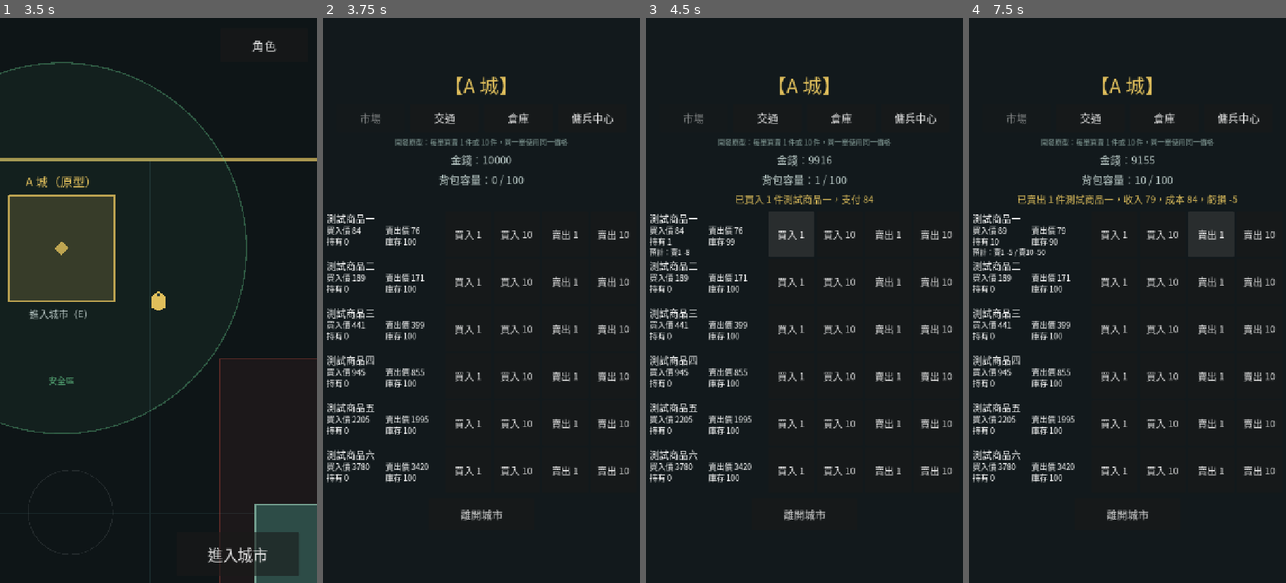
Above: before the commit, frames 1-4 (left to right).
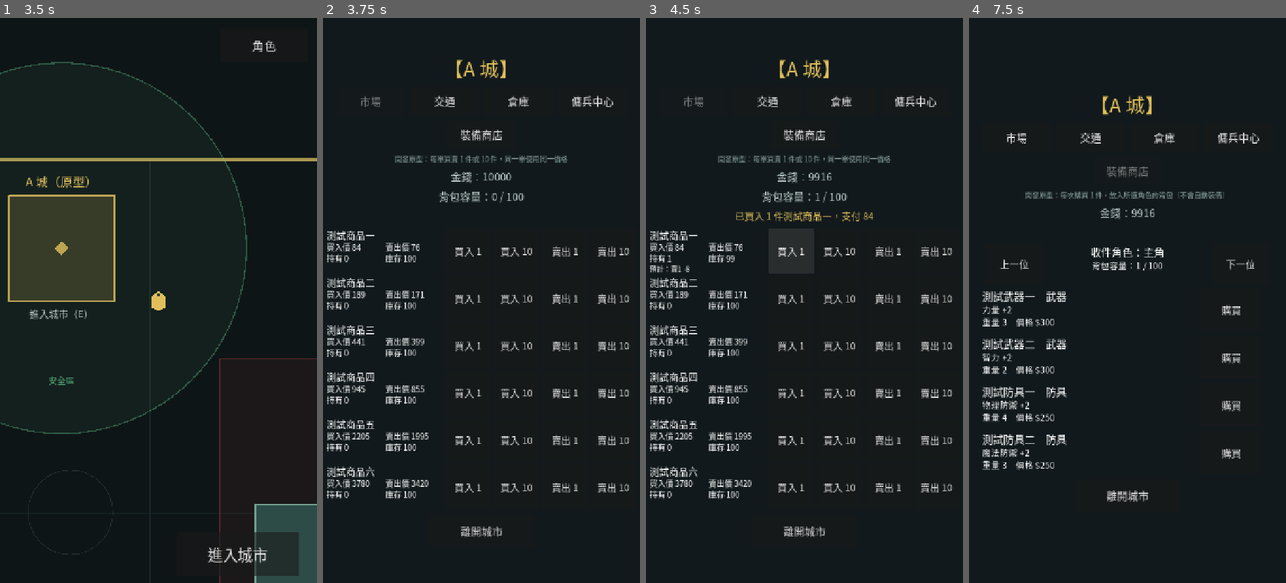
Above: after the commit, the same moments.

Repository: 8tdgdvs26d-netizen/project-gersang-mobile
Game: Godot game, scene res://scenes/main.tscn
Two runs of this game, one before a commit and one after it. Both use one fixed random seed, a clock stepped at 60 frames per second and the inputs below.
Inputs (mouse positions are in pixels of both pictures, inside the frame that each line leads up to):
- Up to frame 1 (3.5 s): click "角色" at 0.5 s; click "關閉" at 1.25 s; tap Enter at 2 s; move the mouse to (142, 413) at 2.02 s; hold W (move_up) 2.03-2.75 s; hold E (interact) 2.03-2.75 s; click (142, 413) at 2.17 s; drag from (253, 385) to (60, 249) at 2.77 s
- Up to frame 2 (3.75 s): click "進入城市" at 3.5 s
- Up to frame 3 (4.5 s): click "買入 1" at 4.25 s
- Up to frame 4 (7.5 s): click (1127, 136) at 5 s, where only the run after the commit has a clickable "裝備商店"; click (1162, 232) at 5.75 s, where only the run before the commit has a clickable "買入 10"; click (1013, 266) at 6.5 s, where only the run after the commit has a clickable "上一位"; click (1209, 232) at 7.25 s, where only the run before the commit has a clickable "賣出 1"

Frame 1 is identical in both runs. In frame 2, 13% of the frame differs, in the area x 1-97%, y 7-92%; in frame 3, 13%; in frame 4, 11%.

Commit message:
WIP Stage 9 P02: Equipment Shop service + hub wiring (layout decision pending)
Work in progress, not for review: EquipmentShopService (atomic buy, prices),
CharacterCarrying.can_add_equipment, main.buy_equipment / recipients, City
Hub 裝備商店 tab and panel. The fifth facility tab does not fit the existing
layout rules; the tab layout is awaiting a GPT / Charlie decision.

Co-Authored-By: Claude Opus 5.5 <noreply@anthropic.com>
Claude-Session: https://claude.ai/code/session_01CPuDgFREwJNYYd7guvJZ5v

Diff:
--- a/godot/scenes/city_hub.tscn
+++ b/godot/scenes/city_hub.tscn
@@ -35,9 +35,12 @@
 text = "城市（原型）"
 horizontal_alignment = 1
 
-[node name="FacilityTabs" type="HBoxContainer" parent="Center/Content"]
+[node name="FacilityTabs" type="HFlowContainer" parent="Center/Content"]
+custom_minimum_size = Vector2(660, 0)
 size_flags_horizontal = 4
-theme_override_constants/separation = 12
+theme_override_constants/h_separation = 12
+theme_override_constants/v_separation = 12
+alignment = 1
 
 [node name="MarketTabButton" type="Button" parent="Center/Content/FacilityTabs"]
 custom_minimum_size = Vector2(156, 64)
@@ -62,6 +65,12 @@
 focus_mode = 0
 theme_override_font_sizes/font_size = 24
 text = "傭兵中心"
+
+[node name="EquipmentTabButton" type="Button" parent="Center/Content/FacilityTabs"]
+custom_minimum_size = Vector2(156, 64)
+focus_mode = 0
+theme_override_font_sizes/font_size = 24
+text = "裝備商店"
 
 [node name="NoteLabel" type="Label" parent="Center/Content"]
 theme_override_colors/font_color = Color(0.55, 0.65, 0.63, 1)
@@ -113,6 +122,10 @@
 visible = false
 theme_override_constants/separation = 12
 
+[node name="EquipmentPanel" type="VBoxContainer" parent="Center/Content"]
+visible = false
+theme_override_constants/separation = 12
+
 [node name="TransportRows" type="VBoxContainer" parent="Center/Content"]
 visible = false
 theme_override_constants/separation = 12
--- a/godot/scripts/character_carrying.gd
+++ b/godot/scripts/character_carrying.gd
@@ -137,6 +137,12 @@
 
 
 # --- Operations (all-or-nothing) -------------------------------------------
+
+## Stage 9 P02: whether add_equipment() would accept these now (the same
+## checks, nothing changes) — the Equipment Shop asks before taking money.
+func can_add_equipment(id: Variant, item_id: Variant, quantity: Variant) -> bool:
+	return _can_take(id, item_id, quantity)
+
 
 ## Adds `quantity` x `item_id` to the character's carried equipment. Refused
 ## for an unknown character / item, a quantity that is not a whole number
--- a/godot/scripts/city_hub.gd
+++ b/godot/scripts/city_hub.gd
@@ -26,15 +26,40 @@
 signal dismiss_requested(mercenary_id: String)
 ## Stage 8 P05: 領取 pressed on a pending legacy Mercenary.
 signal claim_requested(mercenary_id: String)
+## Stage 9 P02: buy one `item_id` for the character `character_id` (stable id).
+signal equipment_buy_requested(character_id: String, item_id: String)
 
 const FACILITY_MARKET := "market"
 const FACILITY_TRANSPORT := "transport"
 const FACILITY_WAREHOUSE := "warehouse"
 const FACILITY_MERCENARY := "mercenary"
-const FACILITIES := [FACILITY_MARKET, FACILITY_TRANSPORT, FACILITY_WAREHOUSE, FACILITY_MERCENARY]
+## Stage 9 P02: 裝備商店 (the fifth tab wraps onto a second tab row).
+const FACILITY_EQUIPMENT := "equipment"
+const FACILITIES := [FACILITY_MARKET, FACILITY_TRANSPORT, FACILITY_WAREHOUSE, FACILITY_MERCENARY, FACILITY_EQUIPMENT]
 ## Stage 8 P02: Mercenary Center (傭兵中心) texts. Types, names, role lines
 ## and the price come from RecruitmentService.
 const MERCENARY_NOTE := "開發原型：每名傭兵 $1,000；同一類型可重複招聘"
+## Stage 9 P02: 裝備商店 texts (EquipmentCatalog gives names, slots, weights
+## and bonuses; EquipmentShopService the prices).
+const EQUIPMENT_NOTE := "開發原型：每次購買 1 件，放入所選角色的背包（不會自動裝備）"
+const EQUIPMENT_SLOT_TEXT := {"WEAPON": "武器", "ARMOR": "防具"}
+const EQUIPMENT_BONUS_TEXT := {"hp": "血量", "mp": "魔力", "str": "力量", "agi": "敏捷", "int": "智力", "physical_defense": "物理防禦", "magic_defense": "魔法防禦"}
+const EQUIPMENT_DETAIL_TEXT := "重量 %d　價格 $%s"
+const EQUIPMENT_BUY_TEXT := "購買"
+const EQUIPMENT_RECIPIENT_TEXT := "收件角色：%s"
+const EQUIPMENT_RECIPIENT_LOAD_TEXT := "背包容量：%d / %d"
+const EQUIPMENT_PREVIOUS_TEXT := "上一位"
+const EQUIPMENT_NEXT_TEXT := "下一位"
+const EQUIPMENT_SUCCESS_TEXT := "已購買%s，放入%s的背包"
+const EQUIPMENT_FAILURE_MESSAGES := {
+	"ERR_INSUFFICIENT_FUNDS": "金錢不足",
+	"ERR_INSUFFICIENT_CAPACITY": "%s的背包容量不足",
+	"ERR_UNKNOWN_CHARACTER": "找不到此角色",
+	"ERR_UNKNOWN_EQUIPMENT": "裝備無效",
+	"ERR_SAVE_FAILED": "無法儲存，購買已取消",
+	"ERR_NOT_IN_CITY": "需要在城市內購買",
+}
+const EQUIPMENT_GENERIC_FAILURE := "購買失敗"
 const MERCENARY_COUNT_TEXT := "持有傭兵：%d / %d"
 const MERCENARY_NONE_TEXT := "尚未持有傭兵"
 const MERCENARY_PRICE_TEXT := "招聘費用：$%s"
@@ -99,7 +124,9 @@
 const CLAIM_SAVE_FAILED_TEXT := "無法儲存，領取已取消"
 ## Stage 8 P05: the roster list scrolls past this height (five rows fit
 ## without scrolling; the pending rows may push it past).
-const ROSTER_SCROLL_MAX_HEIGHT := 748.0
+## Stage 9 P02: 672 (was 748) — the facility tabs take a second row (76 px)
+## for 裝備商店; the list scrolls a little sooner.
+const ROSTER_SCROLL_MAX_HEIGHT := 672.0
 const PARTY_GENERIC_FAILURE := "操作失敗"
 const WAREHOUSE_NOTE := "開發原型：每次存入或取出 1 件；倉庫只存物品"
 const WAREHOUSE_LOCAL_STATUS := "%s 城倉庫・本地倉庫（每次存入或取出 1 件）"
@@ -200,6 +227,14 @@
 var _dismiss_modal: Control
 var _dismiss_title: Label
 var _dismiss_id := ""
+## Stage 9 P02: item id -> 裝備商店 row; the recipients ({id, name, load,
+## capacity}, Hero first, then owned Mercenaries) and the chosen one's
+## stable id.
+var _equipment_rows := {}
+var _equipment_recipients: Array = []
+var _equipment_recipient_id := Mercenary.HERO_ID
+var _equipment_recipient_label: Label
+var _equipment_load_label: Label
 ## Seconds the open confirmation has waited (UI time, restarts on every
 ## open); 確定解僱 is enabled once it reaches DISMISS_COUNTDOWN_SECONDS.
 var _dismiss_waited := 0.0
@@ -211,12 +246,14 @@
 @onready var _feedback_label := $Center/Content/FeedbackLabel as Label
 @onready var _market_rows := $Center/Content/MarketRows as VBoxContainer
 @onready var _title_label := $Center/Content/TitleLabel as Label
-@onready var _facility_tabs := $Center/Content/FacilityTabs as HBoxContainer
+@onready var _facility_tabs := $Center/Content/FacilityTabs as HFlowContainer
 @onready var _market_tab := $Center/Content/FacilityTabs/MarketTabButton as Button
 @onready var _transport_tab := $Center/Content/FacilityTabs/TransportTabButton as Button
 @onready var _warehouse_tab := $Center/Content/FacilityTabs/WarehouseTabButton as Button
 @onready var _mercenary_tab := $Center/Content/FacilityTabs/MercenaryTabButton as Button
 @onready var _mercenary_panel := $Center/Content/MercenaryPanel as VBoxContainer
+@onready var _equipment_tab := $Center/Content/FacilityTabs/EquipmentTabButton as Button
+@onready var _equipment_panel := $Center/Content/EquipmentPanel as VBoxContainer
 @onready var _warehouse_summary_label := $Center/Content/WarehouseSummaryLabel as Label
 @onready var _warehouse_status_label := $Center/Content/WarehouseStatusLabel as Label
 @onready var _warehouse_city_tabs := $Center/Content/WarehouseCityTabs as HBoxContainer
@@ -235,8 +272,10 @@
 	_transport_tab.pressed.connect(show_facility.bind(FACILITY_TRANSPORT))
 	_warehouse_tab.pressed.connect(show_facility.bind(FACILITY_WAREHOUSE))
 	_mercenary_tab.pressed.connect(show_facility.bind(FACILITY_MERCENARY))
+	_equipment_tab.pressed.connect(show_facility.bind(FACILITY_EQUIPMENT))
 	_build_market_rows()
 	_build_mercenary_panel()
+	_build_equipment_panel()
 	_build_warehouse_rows()
 	_build_warehouse_city_tabs()
 
@@ -735,6 +774,148 @@
 
 ## Stage 8 P02: the Mercenary Center: held count, owned list, one row per
 ## recruitable type (name and role, a short hint, the price, 招聘).
+# --- Stage 9 P02: 裝備商店 -----------------------------------------------------
+
+func _build_equipment_panel() -> void:
+	var picker := HBoxContainer.new()
+	picker.name = "RecipientPicker"
+	picker.alignment = BoxContainer.ALIGNMENT_CENTER
+	picker.add_theme_constant_override("separation", 12)
+	var previous := _make_button("PreviousRecipientButton", EQUIPMENT_PREVIOUS_TEXT, select_equipment_recipient_step.bind(-1))
+	var next := _make_button("NextRecipientButton", EQUIPMENT_NEXT_TEXT, select_equipment_recipient_step.bind(1))
+	var names := VBoxContainer.new()
+	names.name = "Recipient"
+	names.custom_minimum_size = Vector2(360, 0)
+	names.add_theme_constant_override("separation", 0)
+	_equipment_recipient_label = _make_label("RecipientLabel", "", NAME_FONT_SIZE + 2)
+	_equipment_recipient_label.horizontal_alignment = HORIZONTAL_ALIGNMENT_CENTER
+	_equipment_load_label = _make_label("RecipientLoadLabel", "", DETAIL_FONT_SIZE)
+	_equipment_load_label.horizontal_alignment = HORIZONTAL_ALIGNMENT_CENTER
+	names.add_child(_equipment_recipient_label)
+	names.add_child(_equipment_load_label)
+	for button in [previous, next]:
+		(button as Button).custom_minimum_size = Vector2(130, 88)
+	picker.add_child(previous)
+	picker.add_child(names)
+	picker.add_child(next)
+	_equipment_panel.add_child(picker)
+	for item_id in EquipmentShopService.get_item_ids():
+		var item := EquipmentCatalog.get_item(item_id)
+		var row := HBoxContainer.new()
+		row.name = "Equipment_" + item_id
+		row.add_theme_constant_override("separation", 16)
+		var info := VBoxContainer.new()
+		info.name = "Info"
+		info.custom_minimum_size = Vector2(RECRUIT_INFO_WIDTH, 0)
+		info.add_theme_constant_override("separation", 0)
+		info.add_child(_make_label("NameLabel", "%s　%s" % [item["display_name"], EQUIPMENT_SLOT_TEXT.get(item["slot"], "")], NAME_FONT_SIZE + 2))
+		info.add_child(_make_label("BonusLabel", equipment_bonus_text(item_id), DETAIL_FONT_SIZE))
+		info.add_child(_make_label("DetailLabel", EQUIPMENT_DETAIL_TEXT % [int(item["capacity_cost"]), _thousands(EquipmentShopService.get_price(item_id))], DETAIL_FONT_SIZE))
+		row.add_child(info)
+		var button := _make_button("BuyEquipmentButton", EQUIPMENT_BUY_TEXT, _on_equipment_buy_pressed.bind(item_id))
+		button.custom_minimum_size = RECRUIT_BUTTON_SIZE
+		row.add_child(button)
+		_equipment_panel.add_child(row)
+		_equipment_rows[item_id] = row
+	_update_equipment_recipient()
+
+
+## "力量 +2" style text of an item's fixed bonuses (EquipmentCatalog).
+static func equipment_bonus_text(item_id: String) -> String:
+	var parts := []
+	var bonuses := EquipmentCatalog.get_bonuses(item_id)
+	for stat in bonuses:
+		parts.append("%s +%d" % [EQUIPMENT_BONUS_TEXT.get(stat, stat), int(bonuses[stat])])
+	return "　".join(parts)
+
+
+## The receiving characters ({id, name, load, capacity}: the Hero, then the
+## owned Mercenaries). The chosen one stays chosen by its stable id; when it
+## is gone the Hero is chosen.
+func show_equipment_shop(recipients: Array) -> void:
+	_equipment_recipients = recipients.duplicate(true)
+	if _recipient_index(_equipment_recipient_id) < 0:
+		_equipment_recipient_id = _equipment_recipients[0]["id"] if not _equipment_recipients.is_empty() else ""
+	_update_equipment_recipient()
+
+
+## Chooses the recipient by stable id (false when it is not offered).
+func select_equipment_recipient(character_id: String) -> bool:
+	if _recipient_index(character_id) < 0:
+		return false
+	_equipment_recipient_id = character_id
+	_update_equipment_recipient()
+	return true
+
+
+## 上一位 / 下一位: the previous / next recipient (wrapping).
+func select_equipment_recipient_step(step: int) -> void:
+	if _equipment_recipients.is_empty():
+		return
+	var index := maxi(_recipient_index(_equipment_recipient_id), 0)
+	index = posmod(index + step, _equipment_recipients.size())
+	_equipment_recipient_id = _equipment_recipients[index]["id"]
+	_feedback_label.text = ""
+	_update_equipment_recipient()
+
+
+func get_equipment_recipient_id() -> String:
+	return _equipment_recipient_id
+
+
+func get_equipment_recipient_texts() -> Dictionary:
+	return {"name": _equipment_recipient_label.text, "load": _equipment_load_label.text}
+
+
+func get_equipment_buy_button(item_id: String) -> Button:
+	return _equipment_rows[item_id].find_child("BuyEquipmentButton", true, false) as Button if _equipment_rows.has(item_id) else null
+
+
+## A shop row's name / bonus / detail texts ({} for an item not on sale).
+func get_equipment_row_texts(item_id: String) -> Dictionary:
+	if not _equipment_rows.has(item_id):
+		return {}
+	var row: Node = _equipment_rows[item_id]
+	return {
+		"name": (row.find_child("NameLabel", true, false) as Label).text,
+		"bonus": (row.find_child("BonusLabel", true, false) as Label).text,
+		"detail": (row.find_child("DetailLabel", true, false) as Label).text,
+	}
+
+
+## The purchase result (EquipmentShopService.buy or main's refusal).
+func show_equipment_feedback(result: Dictionary, item_name: String, recipient_name: String) -> void:
+	if result.get("success", false):
+		_feedback_label.text = EQUIPMENT_SUCCESS_TEXT % [item_name, recipient_name]
+		return
+	var message: String = EQUIPMENT_FAILURE_MESSAGES.get(result.get("reason", ""), EQUIPMENT_GENERIC_FAILURE)
+	_feedback_label.text = message % recipient_name if message.contains("%s") else message
+
+
+func _recipient_index(character_id: String) -> int:
+	for index in range(_equipment_recipients.size()):
+		if _equipment_recipients[index]["id"] == character_id:
+			return index
+	return -1
+
+
+func _update_equipment_recipient() -> void:
+	var index := _recipient_index(_equipment_recipient_id)
+	if index < 0:
+		_equipment_recipient_label.text = EQUIPMENT_RECIPIENT_TEXT % ""
+		_equipment_load_label.text = ""
+		return
+	var recipient: Dictionary = _equipment_recipients[index]
+	_equipment_recipient_label.text = EQUIPMENT_RECIPIENT_TEXT % recipient["name"]
+	_equipment_load_label.text = EQUIPMENT_RECIPIENT_LOAD_TEXT % [int(recipient["load"]), int(recipient["capacity"])]
+
+
+func _on_equipment_buy_pressed(item_id: String) -> void:
+	if _equipment_recipient_id == "":
+		return
+	equipment_buy_requested.emit(_equipment_recipient_id, item_id)
+
+
 func _build_mercenary_panel() -> void:
 	_mercenary_count_label = _make_label("MercenaryCountLabel", "", NAME_FONT_SIZE + 2)
 	_mercenary_count_label.horizontal_alignment = HORIZONTAL_ALIGNMENT_CENTER
@@ -1136,12 +1317,13 @@
 	var transport := in_city and facility == FACILITY_TRANSPORT
 	var warehouse := in_city and facility == FACILITY_WAREHOUSE
 	var mercenary := in_city and facility == FACILITY_MERCENARY
-	var market := in_city and not transport and not warehouse and not mercenary
+	var equipment := in_city and facility == FACILITY_EQUIPMENT
+	var market := in_city and not transport and not warehouse and not mercenary and not equipment
 	# The warehouse view trades the title, money and note lines for its own
 	# status line and city selector so the portrait layout keeps its height.
 	# The market view drops the prototype title for its T05 expected-result
 	# lines (prototype UI adjustment).
-	_title_label.visible = in_city and not warehouse and not market and not mercenary
+	_title_label.visible = in_city and not warehouse and not market and not mercenary and not equipment
 	_money_label.visible = not warehouse
 	_facility_tabs.visible = in_city
 	_note_label.visible = in_city and not warehouse
@@ -1153,14 +1335,17 @@
 	_warehouse_rows_box.visible = warehouse
 	_warehouse_summary_label.visible = warehouse
 	# The warehouse view shows carrying capacity in its own summary line.
-	_cargo_label.visible = not warehouse and not mercenary
+	_cargo_label.visible = not warehouse and not mercenary and not equipment
 	_mercenary_panel.visible = mercenary
+	# Stage 9 P02: the shop shows the chosen character's own capacity.
+	_equipment_panel.visible = equipment
 	_travel_panel.visible = _traveling
-	_note_label.text = TRANSPORT_NOTE if transport else (WAREHOUSE_NOTE if warehouse else (MERCENARY_NOTE if mercenary else MARKET_NOTE))
+	_note_label.text = TRANSPORT_NOTE if transport else (WAREHOUSE_NOTE if warehouse else (MERCENARY_NOTE if mercenary else (EQUIPMENT_NOTE if equipment else MARKET_NOTE)))
 	_market_tab.disabled = market
 	_transport_tab.disabled = transport
 	_warehouse_tab.disabled = warehouse
 	_mercenary_tab.disabled = mercenary
+	_equipment_tab.disabled = equipment
 
 
 static func _seconds(ms: int) -> int:
--- /dev/null
+++ b/godot/scripts/equipment_shop_service.gd
@@ -0,0 +1,89 @@
+class_name EquipmentShopService
+extends RefCounted
+
+## Stage 9 P02: UI-independent Equipment Shop (裝備商店) purchase — BUY ONLY.
+## One purchase = one item (quantity fixed at 1) of an EquipmentCatalog item
+## into the chosen character's carried equipment (never equipped, never
+## replacing anything, never moved from another character). The receiving
+## character is the Hero or an owned Mercenary by its stable id
+## (CharacterCarrying.is_character: never pending, dismissed or unknown).
+##
+## EquipmentCatalog stays authoritative for the item (name, slot, weight,
+## bonuses); this service owns only the purchase prices — PROTOTYPE TEST
+## VALUES approved for Stage 9 P02, not final balance (no stock, no city or
+## dynamic prices, no selling).
+##
+## A purchase is one transaction (as RecruitmentService): every check runs
+## before any change (item, character, money, the character's capacity with
+## the item's catalog weight — refused while over capacity); then the money
+## is paid, the item added and `persist` saves. If anything after the payment
+## fails, the money and every character's carrying are restored exactly: no
+## money lost, no item created.
+
+const PRICES := {"test_weapon_01": 300, "test_weapon_02": 300, "test_armor_01": 250, "test_armor_02": 250}
+const QUANTITY := 1
+
+const ERR_INVALID_STATE := "ERR_INVALID_STATE"
+const ERR_INVALID_REQUEST := "ERR_INVALID_REQUEST"
+const ERR_UNKNOWN_EQUIPMENT := "ERR_UNKNOWN_EQUIPMENT"
+const ERR_UNKNOWN_CHARACTER := "ERR_UNKNOWN_CHARACTER"
+const ERR_INSUFFICIENT_FUNDS := "ERR_INSUFFICIENT_FUNDS"
+const ERR_INSUFFICIENT_CAPACITY := "ERR_INSUFFICIENT_CAPACITY"
+const ERR_PURCHASE_FAILED := "ERR_PURCHASE_FAILED"
+const ERR_SAVE_FAILED := "ERR_SAVE_FAILED"
+
+
+## The items on sale, in EquipmentCatalog order (every one has a price).
+static func get_item_ids() -> Array:
+	return EquipmentCatalog.get_ids().filter(func(item_id: String) -> bool: return PRICES.has(item_id))
+
+
+## The price of `item_id`, 0 when it is not on sale.
+static func get_price(item_id: Variant) -> int:
+	return int(PRICES.get(item_id, 0)) if typeof(item_id) == TYPE_STRING else 0
+
+
+## Buys one `item_id` for `character_id`, paid from `wallet`; `persist` saves
+## and returns true. {success, reason, character_id, item_id, price}.
+static func buy(wallet: Wallet, carrying: CharacterCarrying, character_id: Variant, item_id: Variant, persist: Callable = Callable()) -> Dictionary:
+	if wallet == null or carrying == null:
+		return _result(false, ERR_INVALID_STATE, character_id, item_id)
+	if typeof(character_id) != TYPE_STRING or typeof(item_id) != TYPE_STRING:
+		return _result(false, ERR_INVALID_REQUEST, character_id, item_id)
+	if not PRICES.has(item_id) or not EquipmentCatalog.has_item(item_id):
+		return _result(false, ERR_UNKNOWN_EQUIPMENT, character_id, item_id)
+	if not carrying.is_character(character_id):
+		return _result(false, ERR_UNKNOWN_CHARACTER, character_id, item_id)
+	var price := get_price(item_id)
+	if not wallet.can_spend(price):
+		return _result(false, ERR_INSUFFICIENT_FUNDS, character_id, item_id)
+	if not carrying.can_add_equipment(character_id, item_id, QUANTITY):
+		return _result(false, ERR_INSUFFICIENT_CAPACITY, character_id, item_id)
+	var balance := wallet.get_balance()
+	var snapshot := carrying.get_snapshot()
+	if not wallet.spend(price):
+		return _result(false, ERR_INVALID_STATE, character_id, item_id)
+	if not carrying.add_equipment(character_id, item_id, QUANTITY):
+		_rollback(wallet, balance, carrying, snapshot)
+		return _result(false, ERR_PURCHASE_FAILED, character_id, item_id)
+	if persist.is_valid() and not persist.call():
+		_rollback(wallet, balance, carrying, snapshot)
+		return _result(false, ERR_SAVE_FAILED, character_id, item_id)
+	return _result(true, "", character_id, item_id)
+
+
+static func _rollback(wallet: Wallet, balance: int, carrying: CharacterCarrying, snapshot: Dictionary) -> void:
+	var difference := balance - wallet.get_balance()
+	if difference > 0:
+		wallet.add(difference)
+	carrying.restore_snapshot(snapshot)
+
+
+static func _result(success: bool, reason: String, character_id: Variant, item_id: Variant) -> Dictionary:
+	return {
+		"success": success,
+		"reason": reason,
+		"character_id": character_id if typeof(character_id) == TYPE_STRING else "",
+		"item_id": item_id if typeof(item_id) == TYPE_STRING else "",
+		"price": get_price(item_id),
+	}
--- a/godot/scripts/main.gd
+++ b/godot/scripts/main.gd
@@ -147,6 +147,7 @@
 	_city_hub.deployment_requested.connect(_on_deployment_requested)
 	_city_hub.dismiss_requested.connect(_on_dismiss_requested)
 	_city_hub.claim_requested.connect(_on_claim_requested)
+	_city_hub.equipment_buy_requested.connect(_on_equipment_buy_requested)
 	_enter_city_button.pressed.connect(_on_enter_city_button_pressed)
 	for child in $Actors.get_children():
 		if child is WorldMonster:
@@ -549,6 +550,42 @@
 		view_city = current_city_id
 	_city_hub.show_warehouse(get_warehouse_view(view_city), inventory.get_items(), inventory.get_used_capacity(), inventory.get_max_capacity(), _next_request_id())
 	_refresh_mercenary_view()
+	_city_hub.show_equipment_shop(get_equipment_recipients())
+
+
+## Stage 9 P02: the 裝備商店 receiving characters — the Hero, then every owned
+## Mercenary (never a pending one) — by stable id, each with its own load /
+## Capacity (CharacterCarrying).
+func get_equipment_recipients() -> Array:
+	var recipients := [{"id": Mercenary.HERO_ID, "name": CharacterConfig.DISPLAY_NAMES["hero"], "load": carrying.get_load(Mercenary.HERO_ID), "capacity": carrying.get_capacity(Mercenary.HERO_ID)}]
+	for mercenary in mercenary_roster.get_owned():
+		var id := mercenary.get_id()
+		recipients.append({"id": id, "name": RecruitmentService.label(mercenary), "load": carrying.get_load(id), "capacity": carrying.get_capacity(id)})
+	return recipients
+
+
+## Stage 9 P02: buys one `item_id` at the 裝備商店 of the current city for
+## the character `character_id` (stable id): paid, added to its carried
+## equipment (not equipped) and saved as one transaction
+## (EquipmentShopService); a failure changes nothing.
+func buy_equipment(character_id: Variant, item_id: Variant) -> Dictionary:
+	if not is_in_city():
+		return {"success": false, "reason": "ERR_NOT_IN_CITY", "character_id": character_id if typeof(character_id) == TYPE_STRING else "", "item_id": item_id if typeof(item_id) == TYPE_STRING else "", "price": EquipmentShopService.get_price(item_id)}
+	var result := EquipmentShopService.buy(wallet, carrying, character_id, item_id, _persist)
+	_refresh_hub_summary()
+	return result
+
+
+func _on_equipment_buy_requested(character_id: String, item_id: String) -> void:
+	var result := buy_equipment(character_id, item_id)
+	var item_name: String = EquipmentCatalog.get_item(item_id).get("display_name", item_id)
+	_city_hub.show_equipment_feedback(result, item_name, _character_label(character_id))
+
+
+func _character_label(character_id: String) -> String:
+	if character_id == Mercenary.HERO_ID:
+		return CharacterConfig.DISPLAY_NAMES["hero"]
+	return _party_label(character_id)
 
 
 ## Stage 8 P02 / P03: the Mercenary Center's held count, owned list and
